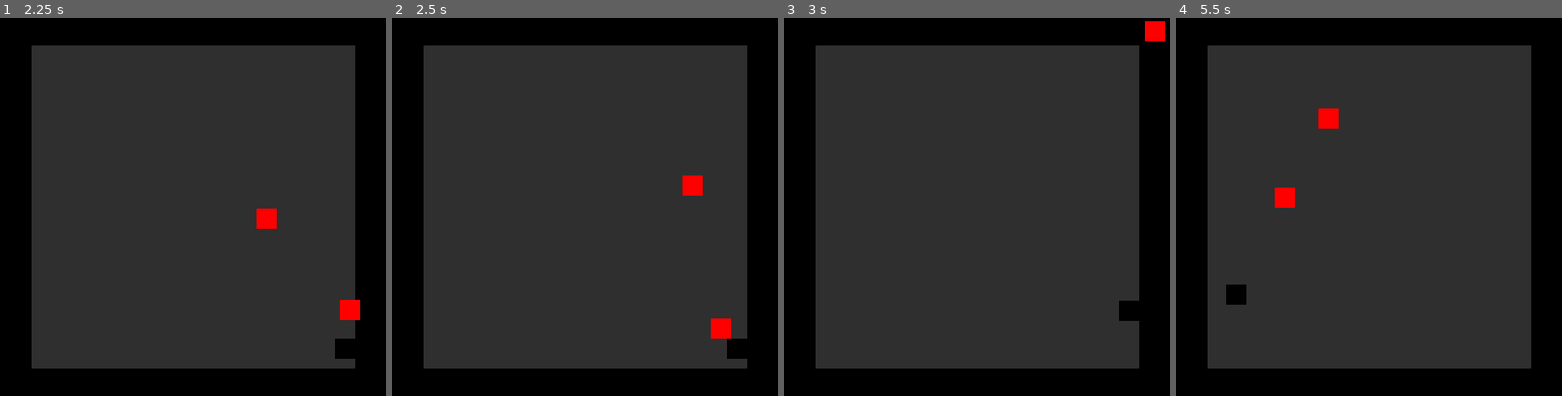
Above: before the commit, frames 1-4 (left to right).
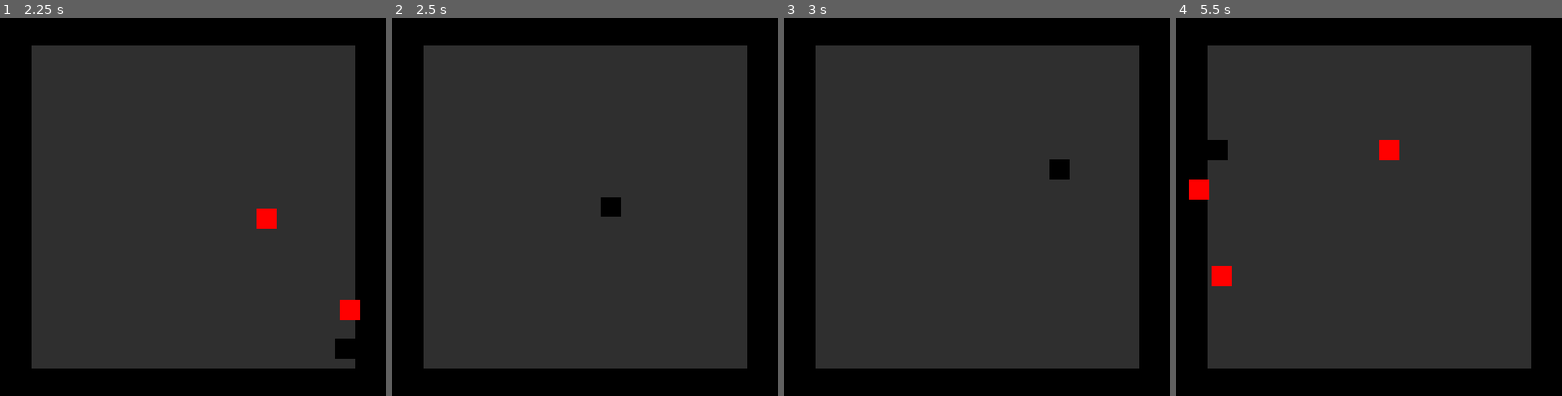
Above: after the commit, the same moments.

Repository: mariothedog/Dodge-and-Explode-
Game: Godot game, scene res://Levels/Endless Level.tscn
The game is run twice, just before and just after one commit, with the same random seed, the same clock (stepped at 60 frames per second) and the same inputs.
Inputs:
- Up to frame 1 (2.25 s): tap Enter at 0.5 s; hold D (move_right) 0.53-1.28 s; hold S (move_down) 1.28-2.03 s; hold D (move_right) from 2.03 s (still down)
- Up to frame 2 (2.5 s): keep holding D (move_right)
- Up to frame 3 (3 s): release D (move_right) at 2.78 s; hold W (move_up) from 2.78 s (still down)
- Up to frame 4 (5.5 s): release W (move_up) at 3.53 s; hold A (move_left) 3.53-5.03 s; hold S (move_down) from 5.03 s (still down)

Frame 1 is identical in both runs. In frame 2, 1.1% of the frame differs, in the area x 54-93%, y 41-91%; in frame 3, 0.8%; in frame 4, 2.0%, in the area x 3-58%, y 23-76%.

Commit message:
Added player death.

Diff:
--- a/Enemies/Enemy.gd
+++ b/Enemies/Enemy.gd
@@ -22,6 +22,9 @@
 		var collision = get_slide_collision(i)
 		if collision.collider.name == "TileMap":
 			die()
+		else:
+			# Player
+			collision.collider.die()
 
 func set_target_dir(target_pos):
 	target_dir = position.direction_to(target_pos)
--- a/Enemies/Enemy.tscn
+++ b/Enemies/Enemy.tscn
@@ -5,7 +5,9 @@
 [sub_resource type="RectangleShape2D" id=1]
 extents = Vector2( 16, 16 )
 
-[node name="Enemy" type="KinematicBody2D"]
+[node name="Enemy" type="KinematicBody2D" groups=[
+"Enemies",
+]]
 collision_layer = 4
 collision_mask = 3
 script = ExtResource( 1 )
--- a/Player/Player.gd
+++ b/Player/Player.gd
@@ -26,3 +26,7 @@
 
 func movement():
 	velocity = move_and_slide(velocity)
+
+func die():
+	if get_tree().reload_current_scene() != OK:
+		print_debug("An error occured while reloading the current scene.")
